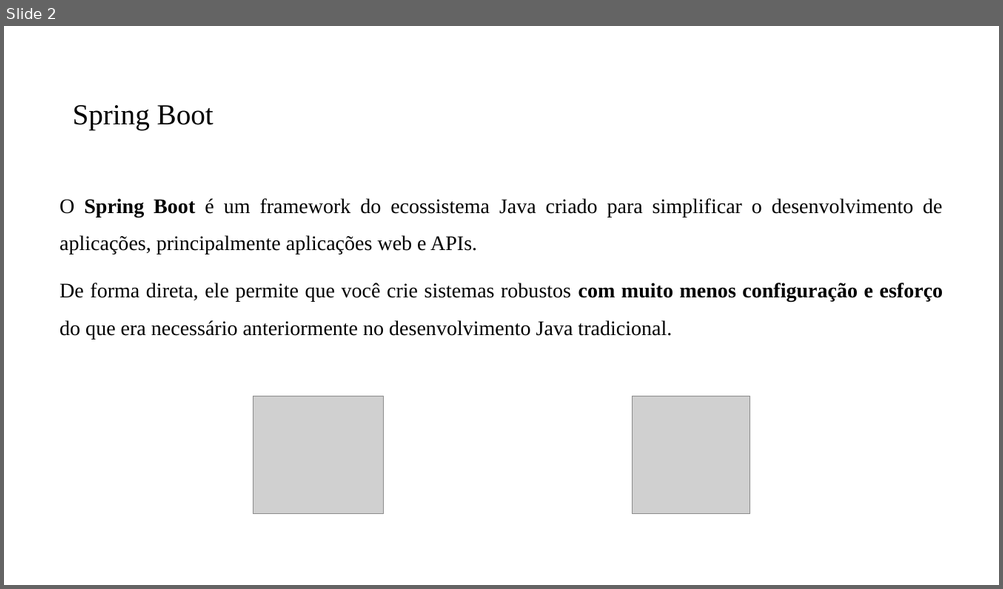
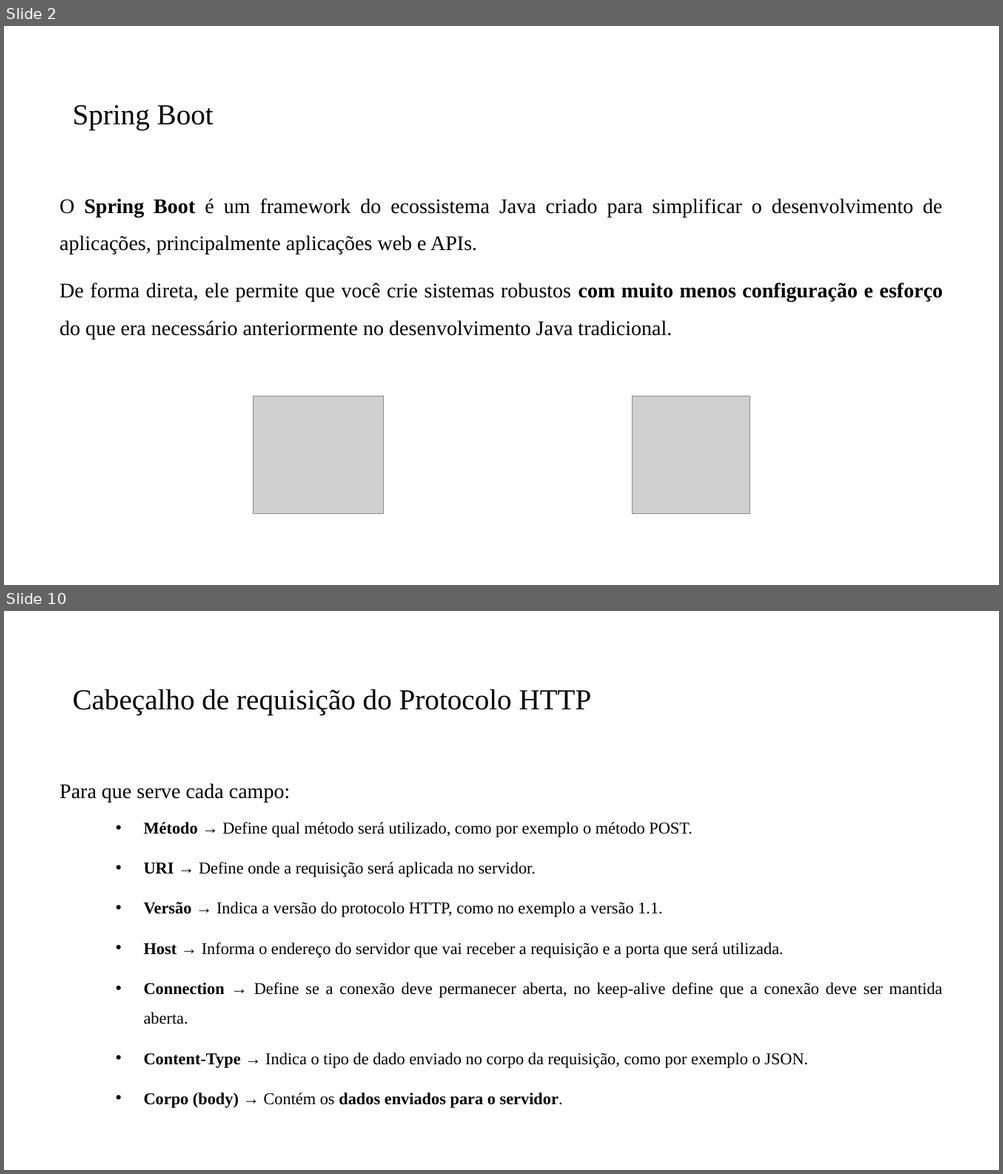
Before and after one commit to PedroMiho/UMC, a slide deck: Projeto de Software e Segurança da Informação - 2026/Projeto de Software/Aula12-Spring Boot/Aula Inaugural - 10 grupos.pptx. Shown one above the other, each under a label of ours: slide 2 before the commit, slides 2 and 10 after it; the slides between them are not shown. The pictures are 1003x589 and 1003x1174 pixels, drawn with LibreOffice and Linux fonts; fonts in the diff are those of the drawing; grey boxes stand for pictures; background and template pictures are left out. Boxes give left, top, right and bottom in pixels: in the first picture for what was removed or moved away, otherwise in the second. Text is boxed around its words. In the diff, an @@ line names an element or a change of style, - is before the commit and + after.

```diff
--- a/Projeto de Software e Segurança da Informação - 2026/Projeto de Software/Aula12-Spring Boot/Aula Inaugural - 10 grupos.pptx
+++ b/Projeto de Software e Segurança da Informação - 2026/Projeto de Software/Aula12-Spring Boot/Aula Inaugural - 10 grupos.pptx
@@ slide 10 added at (4,611,999,1170), background #FFFFFF @@
@@ title added at (73,689,592,715), 28 pt, text #000000 @@
+Cabeçalho de requisição do Protocolo HTTP
@@ text added at (60,783,942,1108), 16 pt, text #000000 @@
+Para que serve cada campo:
+  • Método → Define qual método será utilizado, como por exemplo o método POST.
+  • URI → Define onde a requisição será aplicada no servidor.
+  • Versão → Indica a versão do protocolo HTTP, como no exemplo a versão 1.1.
+  • Host → Informa o endereço do servidor que vai receber a requisição e a porta que será utilizada.
+  • Connection → Define se a conexão deve permanecer aberta, no keep-alive define que a conexão deve ser mantida aberta.
+  • Content-Type → Indica o tipo de dado enviado no corpo da requisição, como por exemplo o JSON.
+  • Corpo (body) → Contém os dados enviados para o servidor.
```
Also in this commit, not shown: 10 other slides added, 1 slide removed.
